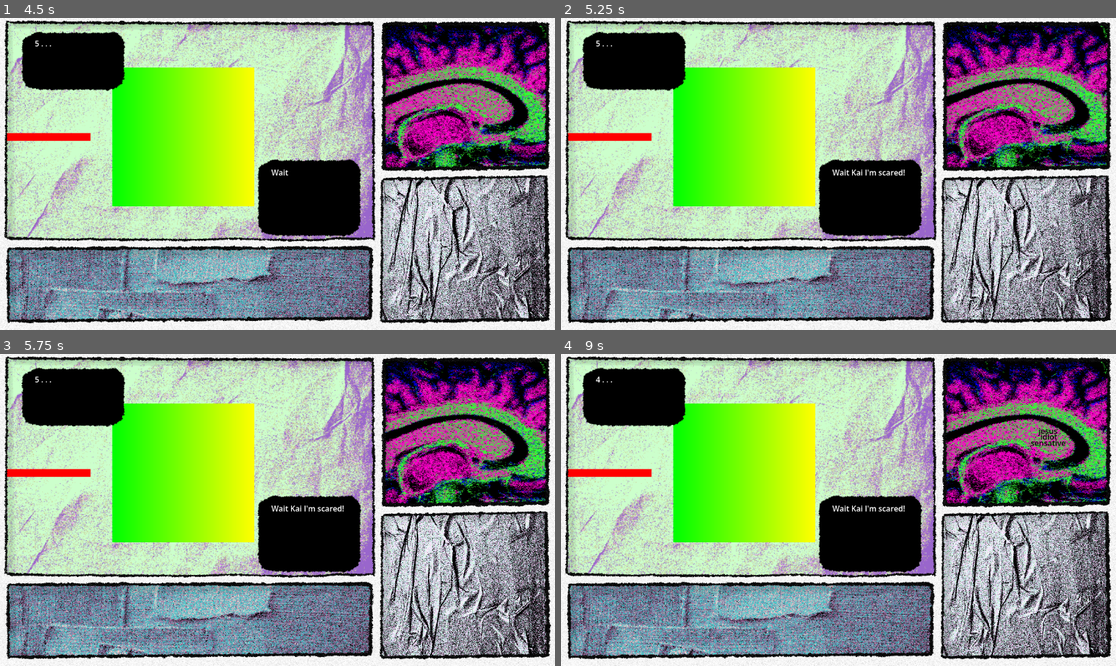
Above: before the commit, frames 1-4 (two rows, left to right).
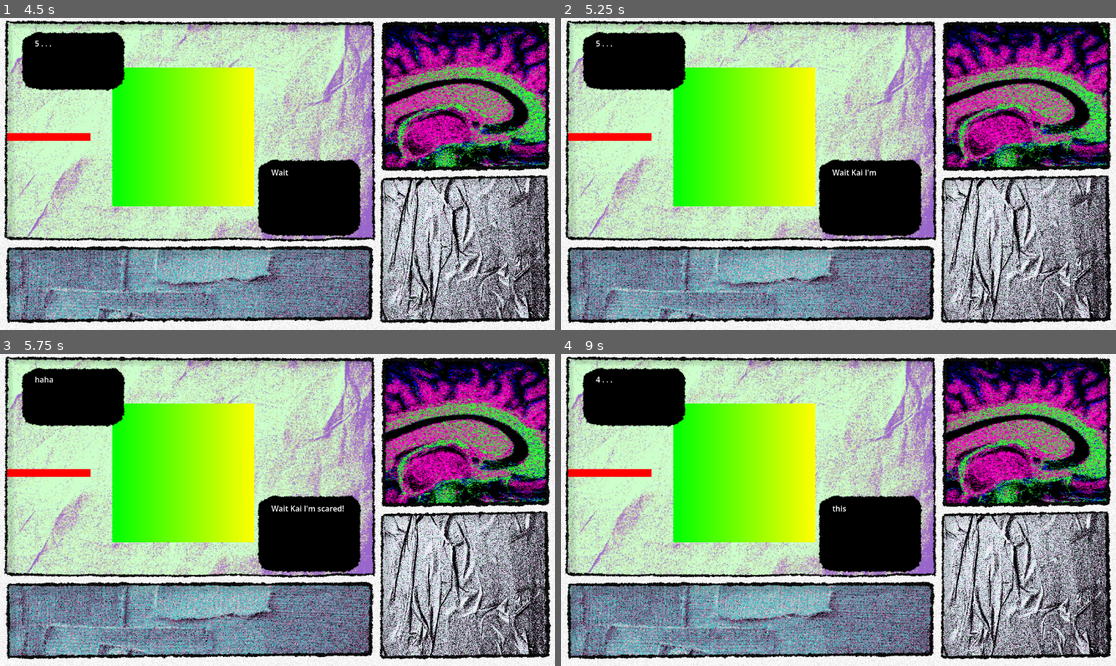
Above: after the commit, the same moments.

Repository: Chas-w/101_Lesbian_Dates
Game: Godot game, scene res://Issues/Issue_001.tscn
The game is run twice, just before and just after one commit, with the same random seed, the same clock (stepped at 60 frames per second) and the same inputs. This scene is started directly instead of the project's main scene. The engine's default icon, where the game draws it, is replaced by a stand-in: a white triangle on a blue panel in a dark square.
Inputs (mouse positions are in pixels of both pictures, inside the frame that each line leads up to):
- Up to frame 1 (4.5 s): tap Enter (Enter) at 0.5, 0.6, 1.35, 2.1, 2.85, 3.6 s; click "scared" at 4.25 s
- Up to frame 2 (5.25 s): tap Enter (Enter) at 5.1 s
- Up to frame 3 (5.75 s): no input
- Up to frame 4 (9 s): tap Enter (Enter) every 0.75 s from 5.85 to 8.1 s; click (1049, 438) at 8.75 s, where only the run after the commit has a clickable "jesus"

Frame 1 is identical in both runs. In frame 2, less than 0.1% of the frame differs, in the area x 57-62%, y 48-51%; in frame 3, less than 0.1%; in frame 4, 0.3%, in the area x 48-91%, y 23-51%.

Commit message:
split paul and date disp

Diff:
--- a/Data/Issue_001.json
+++ b/Data/Issue_001.json
@@ -44,8 +44,8 @@
 				"Vibe" : "Flirty",
 				"One_off" : false,
 				"Interruption" : false,
-				"Queue" : null,
-				"Queue_Async" : false
+				"Queue" : "boob_game",
+				"Queue_Async" : true
 			},
 			{
 				"Status" : "jesus",
--- a/Scripts/dialogue_manager.gd
+++ b/Scripts/dialogue_manager.gd
@@ -10,6 +10,7 @@
 @export var progression_icon : Sprite2D
 @export_range (0,1.5,.01) var display_buffer #amount of time inbetween each word
 var date_buffer : float = 0
+var paul_buffer
 var JSON_dict : Dictionary
 var paul_dialogue_dict : Dictionary
 var date_dialogue_dict : Dictionary
@@ -23,15 +24,19 @@
 @export_category("Dialogue_Status")
 var display_date_line : bool
 var display_paul_line : bool
-var setup_display : bool
-var current_dialogue : Dictionary
+var setup_date_display : bool
+var setup_paul_display : bool
+var current_date_dialogue : Dictionary
+var current_paul_dialogue: Dictionary
 var date_current_sentence : String
 var date_split_sentence #an array that stores all the words in a sentence
 var date_word_in_sentence : int #used to track where we are in displaying the sentence
+var paul_current_sentence : String
+var paul_split_sentence #an array that stores all the words in a sentence
+var paul_word_in_sentence : int #used to track where we are in displaying the sentence
 var date_current_status : String
 var paul_status : String
 var paul_choice : Button
-var speaker : String
 var waiting_for_progression : bool #used if there's not choice just waiting for the player to press interact
 var speaking : bool
 
@@ -48,28 +53,27 @@
 	if (waiting_for_progression):
 		progression_icon.visible = true
 		if (Input.is_action_just_pressed("Enter")):
-			if (speaker == date_name && current_dialogue.Player_Response):
-				_progress_paul_response(current_dialogue.Next_Status)
-			elif ((speaker == date_name && !current_dialogue.Player_Response) || (speaker == "Paul" && (current_dialogue.One_off || current_dialogue.Interruption))):
-				_progress_date_dialogue(next_status)
+			if (current_date_dialogue.Player_Response):
+				_progress_paul_response(current_date_dialogue.Next_Status)
+			elif ((!current_date_dialogue.Player_Response) || ((current_paul_dialogue.One_off || current_paul_dialogue.Interruption))):
+				_progress_date_dialogue(next_status) #problem area
 			waiting_for_progression = false
 			progression_icon.visible = false
 
 	if (display_date_line):
-		_display_date_dialogue(current_dialogue.Line,speaker, delta)
-
-func _display_date_dialogue(disp : String, character : String, delta):
-	if (!setup_display):
-		print("[" + character + " Current Sentence]: " + disp)
+		_display_date_dialogue(current_date_dialogue.Line, delta)
+	if (display_paul_line):
+		_display_paul_dialogue(current_paul_dialogue.Line, delta)
+
+func _display_date_dialogue(disp : String, delta):
+	if (!setup_date_display):
+		print("[" + date_name + " Current Sentence]: " + disp)
 		date_buffer = randf_range(.01,display_buffer)
 		date_split_sentence = disp.split(" ")
 		date_word_in_sentence = -1
 		date_current_sentence  = " "
-		if (character == date_name):
-			date_dialogue.text == " "
-		if (character == "Paul"):
-			paul_dialogue.text = " "
-		setup_display = true
+		date_dialogue.text == " "
+		setup_date_display = true
 	else:
 		if(date_buffer >= 0):
 			date_buffer -= delta
@@ -77,63 +81,88 @@
 			if (date_word_in_sentence < date_split_sentence.size()-1):
 				date_word_in_sentence += 1
 				date_current_sentence += date_split_sentence[date_word_in_sentence] + " "
-				if (character == date_name):
-					date_dialogue.text = date_current_sentence #update label text
-				if (character == "Paul"):
-					paul_dialogue.text = date_current_sentence #update label text
+				date_dialogue.text = date_current_sentence #update label text
 				#play audio
 				date_buffer = randf_range(.01,display_buffer)
 			else:
 				display_date_line = false
-				setup_display = false
-				if (current_dialogue.Queue == null):
-					if (current_dialogue.Wait_For_Progression):
-							next_status = current_dialogue.Next_Status
+				setup_date_display = false
+				if (current_date_dialogue.Queue == null):
+					if (current_date_dialogue.Wait_For_Progression):
+							next_status = current_date_dialogue.Next_Status
 							waiting_for_progression = true
 					else:
-						if (character == date_name):
-							if (current_dialogue.Response_Options != null):
-								_display_paul_options()
+						if (current_date_dialogue.Response_Options != null):
+							_display_paul_options()
+						else:
+							if(current_date_dialogue.Player_Response):
+								_progress_paul_response(current_date_dialogue.Next_Status)
 							else:
-								if(current_dialogue.Player_Response):
-									_progress_paul_response(current_dialogue.Next_Status)
-								else:
-									_progress_date_dialogue(current_dialogue.Next_Status)
-								pass
-						if (character == "Paul"):
-							#if (!current_dialogue.One_off && !current_dialogue.Interruption):
-							_progress_date_dialogue(paul_status)
+								_progress_date_dialogue(current_date_dialogue.Next_Status)
 				else:
-					if (!current_dialogue.Queue_Async):
+					if (!current_date_dialogue.Queue_Async):
 						pass
 					else:
-						ISSUE._play_anim(current_dialogue.Queue)
-						if (character == date_name):
-							if (current_dialogue.Player_Response && !current_dialogue.Wait_For_Progression):
-								_progress_paul_response(current_dialogue.Next_Status)
-
-func _display_paul_dialogue(disp : String, character : String, delta):
-	pass
+						ISSUE._play_anim(current_date_dialogue.Queue)
+						if (current_date_dialogue.Player_Response && !current_date_dialogue.Wait_For_Progression):
+							_progress_paul_response(current_date_dialogue.Next_Status)
+
+func _display_paul_dialogue(disp : String, delta):
+	if (!setup_paul_display):
+			print("[Paul Current Sentence]: " + disp)
+			paul_buffer = randf_range(.01,display_buffer)
+			paul_split_sentence = disp.split(" ")
+			paul_word_in_sentence = -1
+			paul_current_sentence  = " "
+			paul_dialogue.text = " "
+			setup_paul_display = true
+	else:
+		if(paul_buffer >= 0):
+			paul_buffer -= delta
+		else:
+			if (paul_word_in_sentence < paul_split_sentence.size()-1):
+				paul_word_in_sentence += 1
+				paul_current_sentence += paul_split_sentence[paul_word_in_sentence] + " "
+				paul_dialogue.text = paul_current_sentence #update label text
+				#play audio
+				paul_buffer = randf_range(.01,display_buffer)
+			else:
+				display_paul_line = false
+				setup_paul_display = false
+				if (current_paul_dialogue.Queue == null):
+					if (current_paul_dialogue.Wait_For_Progression):
+							next_status = current_paul_dialogue.Next_Status
+							waiting_for_progression = true
+					else:
+						_progress_date_dialogue(paul_status)
+				else:
+					if (!current_paul_dialogue.Queue_Async):
+						pass
+					else:
+						ISSUE._play_anim(current_paul_dialogue.Queue)
+						#if (character == date_name):
+							#if (current_dialogue.Player_Response && !current_dialogue.Wait_For_Progression):
+								#_progress_paul_response(current_dialogue.Next_Status)
+
 
 func _progress_date_dialogue(status : String): #used to call and display next dialogue option
 	if (!display_date_line):
-		speaker = date_name
 		for i in date_dialogue_array.size():
 			if (date_dialogue_array[i].Status_is_Array):
 				for s in date_dialogue_array[i].Status.size():
 					if (date_dialogue_array[i].Status[s] == status):
-						current_dialogue = date_dialogue_array[i]
+						current_date_dialogue = date_dialogue_array[i]
 						display_date_line = true
 			else:
 				if (date_dialogue_array[i].Status == status):
-					current_dialogue = date_dialogue_array[i]
+					current_date_dialogue = date_dialogue_array[i]
 					display_date_line = true
 	else:
 		return
 
 func _display_paul_options():
 	print("[Paul Current Options]: ")
-	var options = current_dialogue.Response_Options
+	var options = current_date_dialogue.Response_Options
 	print(options)
 	for o in options.size(): #this response
 		var button_instance = response_button_path.instantiate()
@@ -156,19 +185,18 @@
 	response_choice.queue_free()
 
 func _progress_paul_response(status : String):
-	if (!display_date_line):
-		speaker = "Paul"
+	if (!display_paul_line):
 		paul_status = status
 		for i in paul_dialogue_array.size():
 			if (paul_dialogue_array[i].Status_is_Array):
 				for s in paul_dialogue_array[i].Status.size():
 					if (paul_dialogue_array[i].Status[s] == status):
-						current_dialogue = paul_dialogue_array[i]
-						display_date_line = true
+						current_paul_dialogue = paul_dialogue_array[i]
+						display_paul_line = true
 			else:
 				if (paul_dialogue_array[i].Status == status):
-					current_dialogue = paul_dialogue_array[i]
-					display_date_line = true
+					current_paul_dialogue = paul_dialogue_array[i]
+					display_paul_line = true
 	else:
 		return
 
